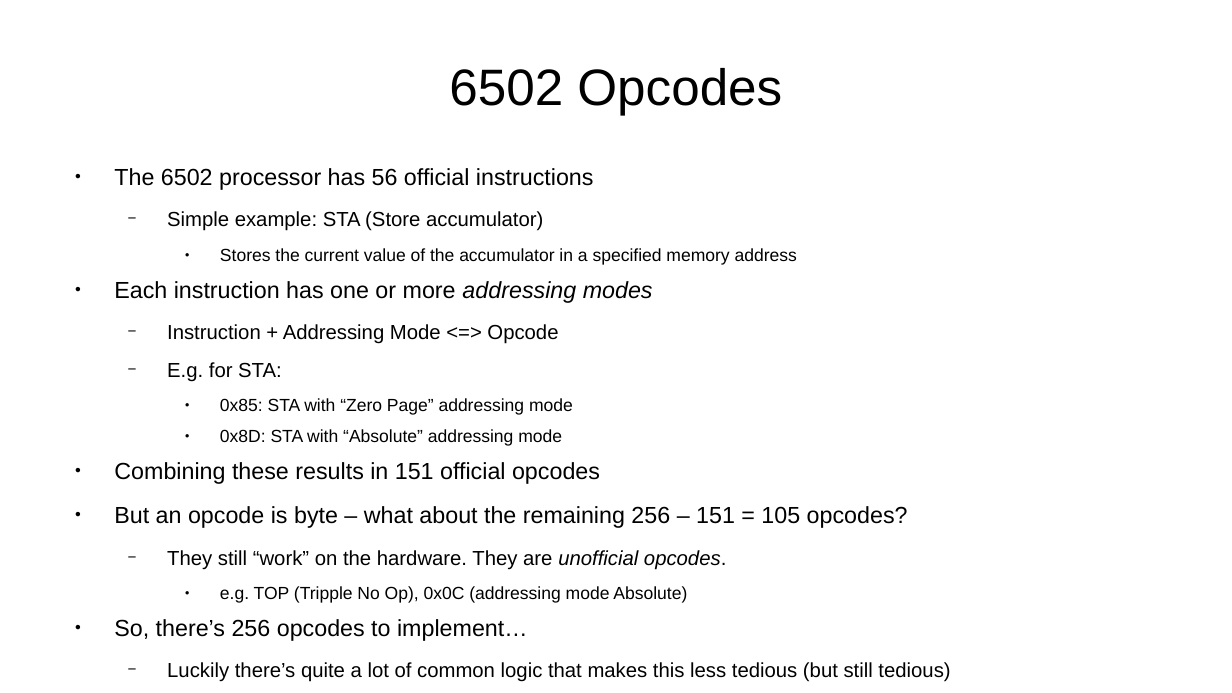
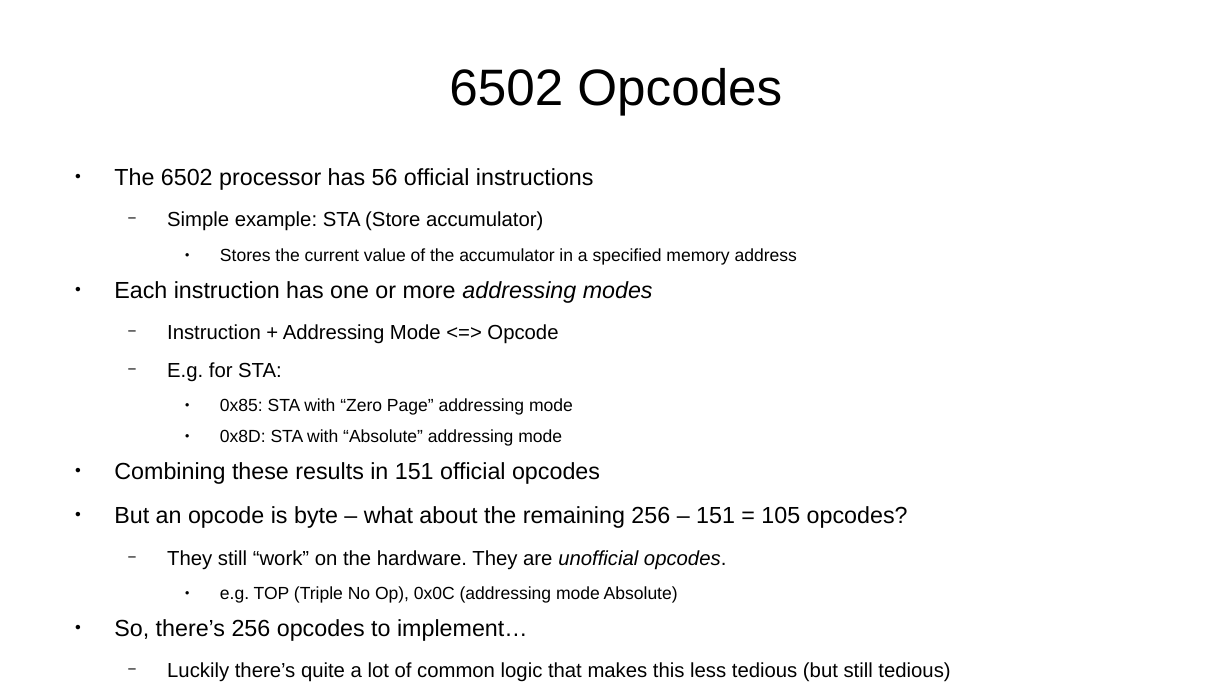
Before and after one commit to RevsRev/nes, a slide deck: slide 9 of tech-talk/NES emulator.odp (slide 11 before the commit). Drawn at 1232x693 pixels with LibreOffice and Linux fonts; fonts in the diff are those of the drawing; background and template pictures are left out. Boxes give left, top, right and bottom in pixels: in the first picture for what was removed or moved away, otherwise in the second. Text is boxed around its words. In the diff, an @@ line names an element or a change of style, - is before the commit and + after.

```diff
--- a/tech-talk/NES emulator.odp
+++ b/tech-talk/NES emulator.odp
@@ text at [220,586,678,603]: text changed @@
-    ● e.g. TOP (Tripple No Op), 0x0C (addressing mode Absolute)
+    ● e.g. TOP (Triple No Op), 0x0C (addressing mode Absolute)
```
Also in this commit, not shown: 1 other slide changed, 14 slides added, 9 other files.
